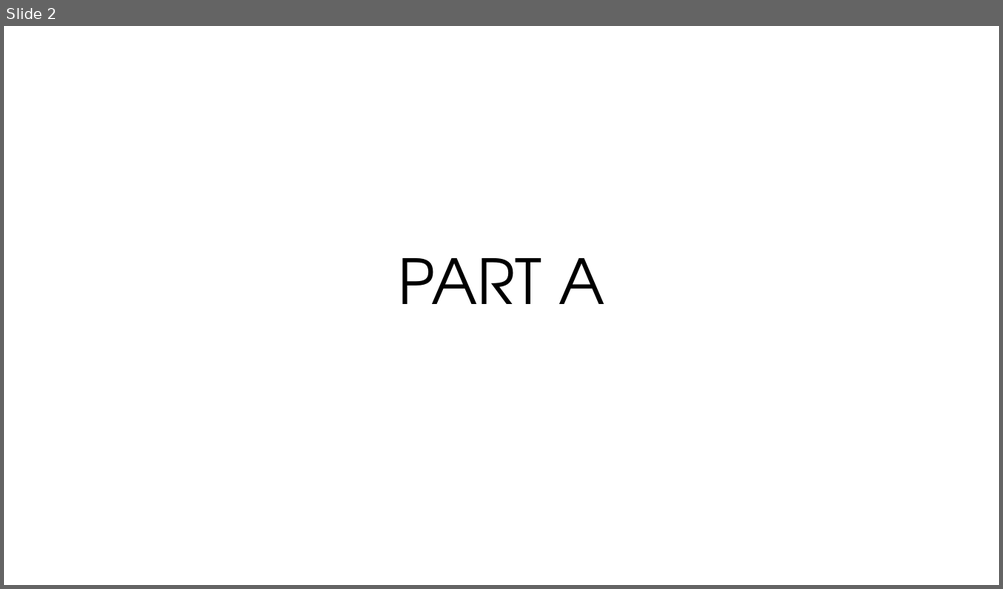
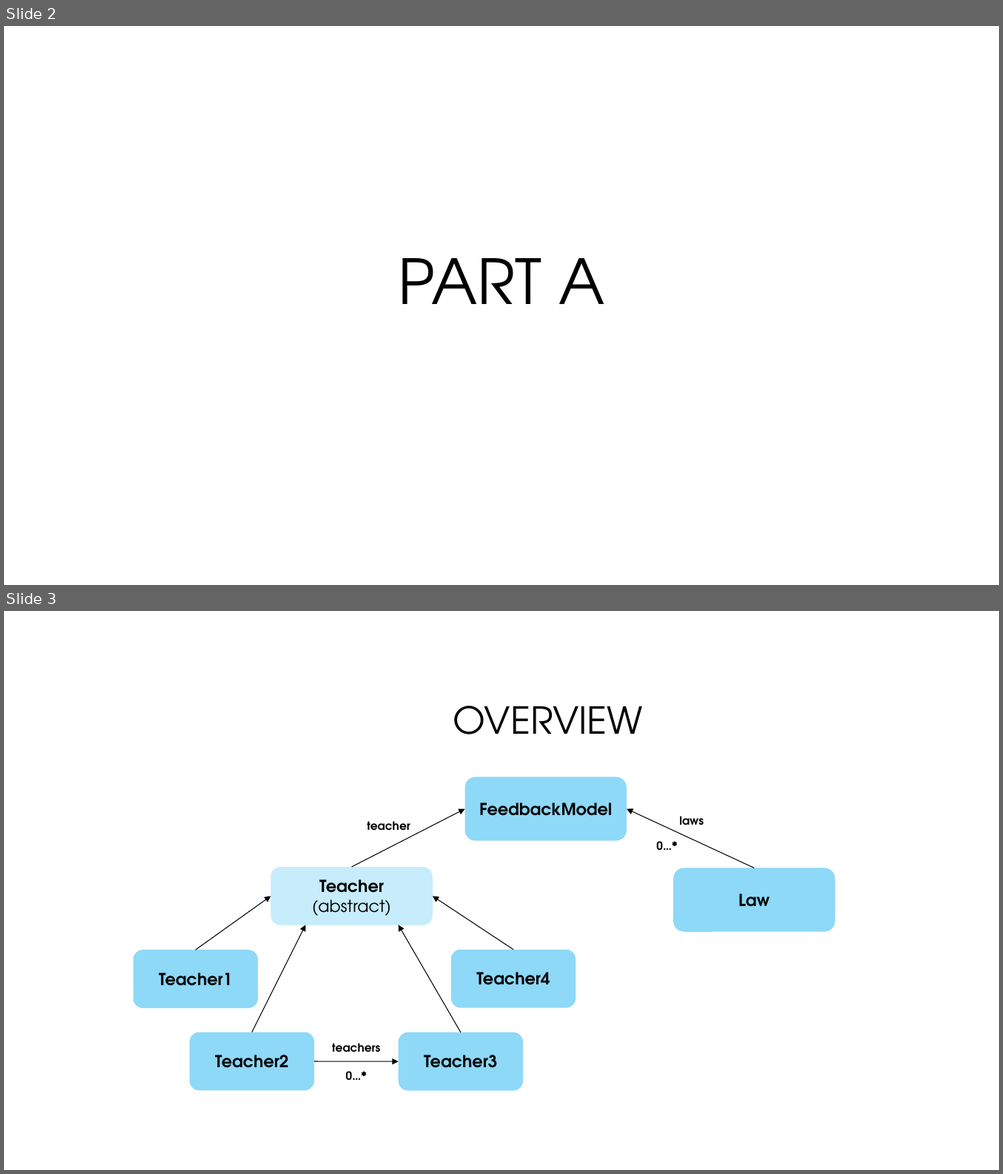
Before and after one commit to nivyosef12/Data-Analysis-Learning-with-Explanations, a slide deck: data_analysis_presentation_206100968_311128847.pptx. Shown one above the other, each under a label of ours: slide 2 before the commit, slides 2 and 3 after it. The pictures are 1003x589 and 1003x1174 pixels, drawn with LibreOffice and Linux fonts; fonts in the diff are those of the drawing; background and template pictures are left out. Boxes give left, top, right and bottom in pixels: in the first picture for what was removed or moved away, otherwise in the second. Text is boxed around its words. In the diff, an @@ line names an element or a change of style, - is before the commit and + after.

```diff
--- a/data_analysis_presentation_206100968_311128847.pptx
+++ b/data_analysis_presentation_206100968_311128847.pptx
@@ slide 3 added at (x1=4, y1=611, x2=999, y2=1170), background #FFFFFF @@
@@ title added at (x1=453, y1=706, x2=643, y2=735), 36 pt, text #000000 @@
+OVERVIEW
@@ rounded rectangle added at (x1=465, y1=777, x2=627, y2=842), fill #8ED8F8, 16 pt, text #000000, bold @@
+FeedbackModel
@@ arrow added from (352, 867) to (465, 809), #000000 0.75 pt @@
@@ arrow added from (754, 869) to (626, 809), #000000 0.75 pt @@
@@ text added at (x1=367, y1=821, x2=410, y2=830), 11 pt, text #000000, bold @@
+teacher
@@ text added at (x1=679, y1=816, x2=703, y2=825), 11 pt, text #000000, bold @@
+laws
@@ text added at (x1=656, y1=841, x2=677, y2=850), 11 pt, text #000000, bold @@
+0…*
@@ rounded rectangle added at (x1=271, y1=867, x2=433, y2=925), fill #C7ECFB, 16 pt, text #000000 @@
+Teacher (abstract)
@@ rounded rectangle added at (x1=673, y1=869, x2=835, y2=933), fill #8ED8F8, 16 pt, text #000000, bold @@
+Law
@@ arrow added from (196, 951) to (271, 896), #000000 0.75 pt @@
@@ arrow added from (514, 950) to (432, 896), #000000 0.75 pt @@
@@ arrow added from (252, 1033) to (305, 925), #000000 0.75 pt @@
@@ arrow added from (461, 1033) to (398, 925), #000000 0.75 pt @@
@@ rounded rectangle added at (x1=133, y1=951, x2=258, y2=1008), fill #8ED8F8, 16 pt, text #000000, bold @@
+Teacher1
@@ rounded rectangle added at (x1=451, y1=950, x2=575, y2=1008), fill #8ED8F8, 16 pt, text #000000, bold @@
+Teacher4
@@ rounded rectangle added at (x1=190, y1=1033, x2=314, y2=1091), fill #8ED8F8, 16 pt, text #000000, bold @@
+Teacher2
@@ text added at (x1=332, y1=1043, x2=380, y2=1052), 11 pt, text #000000, bold @@
+teachers
@@ rounded rectangle added at (x1=398, y1=1033, x2=523, y2=1091), fill #8ED8F8, 16 pt, text #000000, bold @@
+Teacher3
@@ arrow added from (314, 1062) to (398, 1062), #000000 0.75 pt @@
@@ text added at (x1=346, y1=1071, x2=367, y2=1080), 11 pt, text #000000, bold @@
+0…*
```
Also in this commit, not shown: 5 slides changed, 6 other slides added, 1 slide removed.
